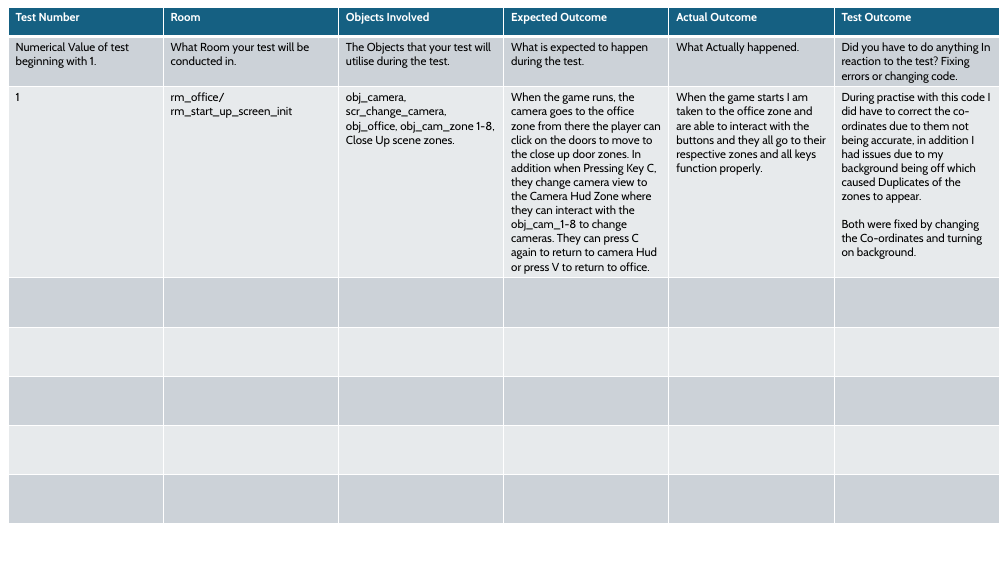
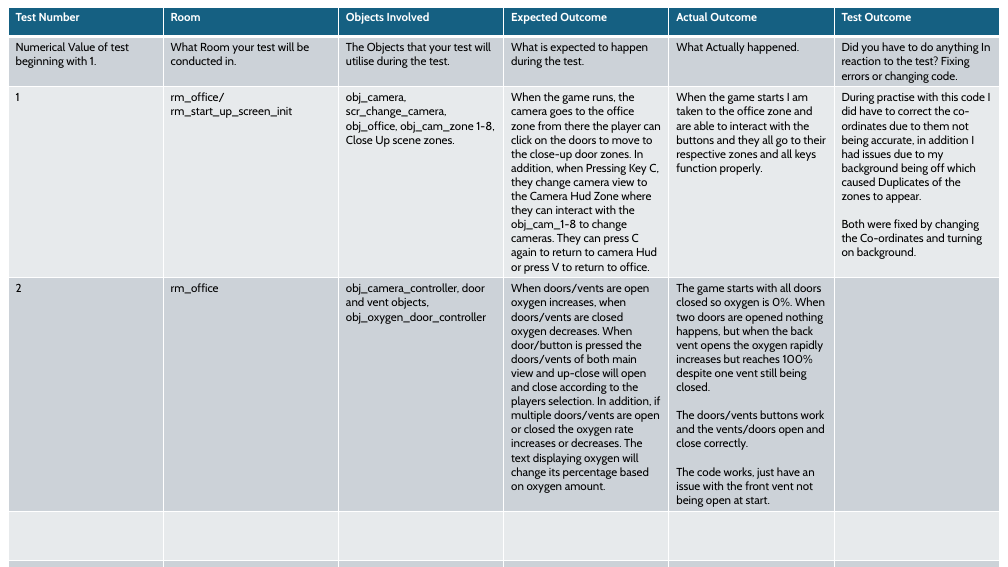
Before and after one commit to QuotedTrain5221/Critical-Failure-3, a slide deck: slide 8 of Logs/Development Log and Alpha Testing.pptx (slide 7 before the commit). Drawn at 1008x567 pixels with LibreOffice and Linux fonts; fonts in the diff are those of the drawing. Boxes give left, top, right and bottom in pixels: in the first picture for what was removed or moved away, otherwise in the second. Text is boxed around its words. In the diff, an @@ line names an element or a change of style, - is before the commit and + after.

```diff
--- a/Logs/Development Log and Alpha Testing.pptx
+++ b/Logs/Development Log and Alpha Testing.pptx
@@ table at (8, 7, 1001, 567) @@
-row 3: 1 | rm_office/rm_start_up_screen_init | obj_camera, scr_change_camera, obj_office, obj_cam_zone 1-8, Close Up scene zones. | When the game runs, the camera goes to the office zone from there the player can click on the doors to move to the close up door zones. In addition when Pressing Key C, they change camera view to the Camera Hud Zone where they can interact with the obj_cam_1-8 to change cameras. They can press C again to return to camera Hud or press V to return to office. | When the game starts I am taken to the office zone and are able to interact with the buttons and they all go to their respective zones and all keys function properly. | During practise with this code I did have to correct the co-ordinates due to them not being accurate, in addition I had issues due to my background being off which caused Duplicates of the zones to appear. / Both were fixed by changing the Co-ordinates and turning on background.
+row 3: 1 | rm_office/rm_start_up_screen_init | obj_camera, scr_change_camera, obj_office, obj_cam_zone 1-8, Close Up scene zones. | When the game runs, the camera goes to the office zone from there the player can click on the doors to move to the close-up door zones. In addition, when Pressing Key C, they change camera view to the Camera Hud Zone where they can interact with the obj_cam_1-8 to change cameras. They can press C again to return to camera Hud or press V to return to office. | When the game starts I am taken to the office zone and are able to interact with the buttons and they all go to their respective zones and all keys function properly. | During practise with this code I did have to correct the co-ordinates due to them not being accurate, in addition I had issues due to my background being off which caused Duplicates of the zones to appear. / Both were fixed by changing the Co-ordinates and turning on background.
+row 4: 2 | rm_office | obj_camera_controller, door and vent objects, obj_oxygen_door_controller | When doors/vents are open oxygen increases, when doors/vents are closed oxygen decreases. When door/button is pressed the doors/vents of both main view and up-close will open and close according to the players selection. In addition, if multiple doors/vents are open or closed the oxygen rate increases or decreases. The text displaying oxygen will change its percentage based on oxygen amount. | The game starts with all doors closed so oxygen is 0%. When two doors are opened nothing happens, but when the back vent opens the oxygen rapidly increases but reaches 100% despite one vent still being closed. / The doors/vents buttons work and the vents/doors open and close correctly. / The code works, just have an issue with the front vent not being open at start. | 
-row 8:  |  |  |  |  | 
```
Also in this commit, not shown: 1 slide added, 13 other files.
